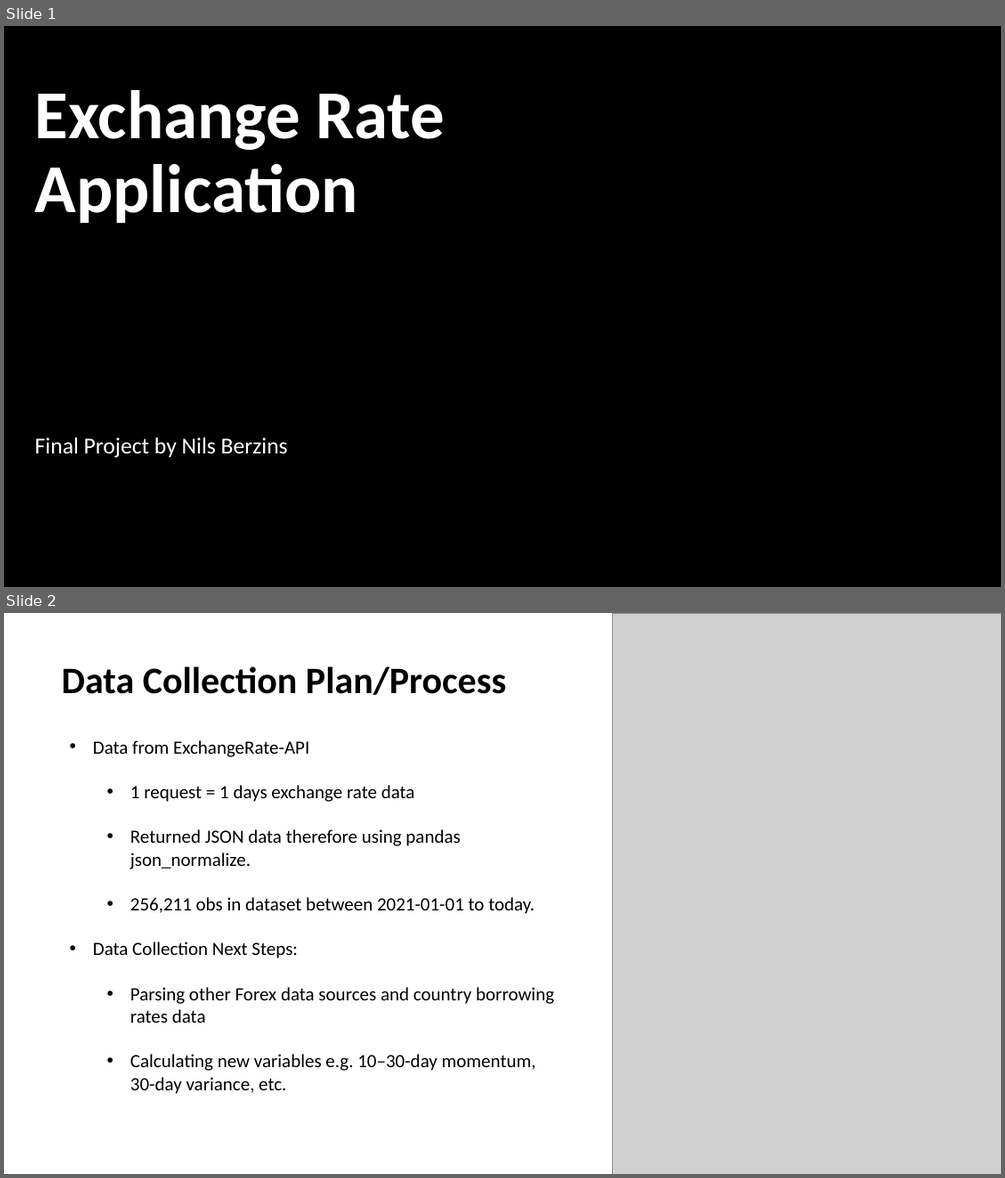
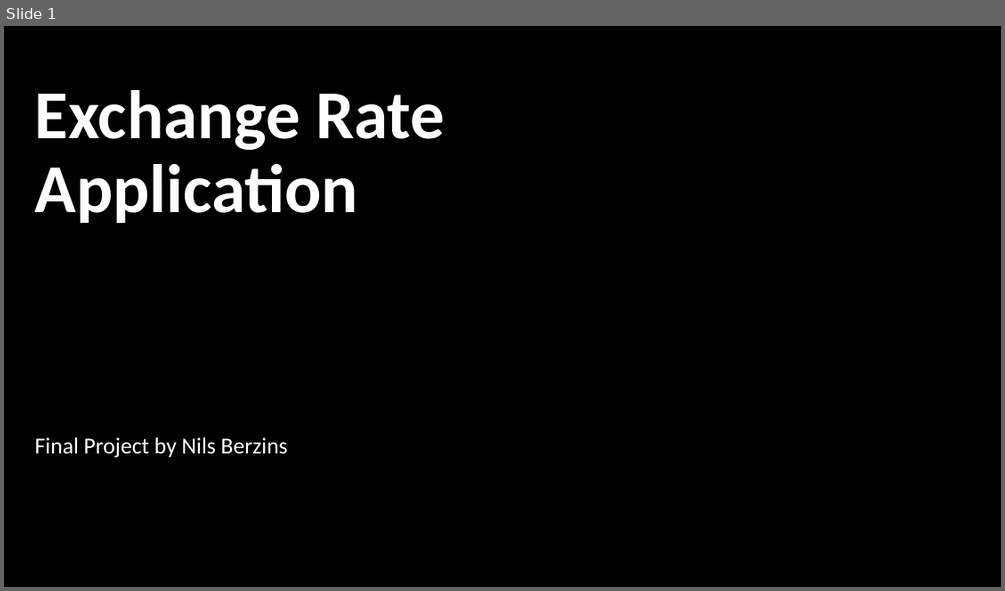
Before and after one commit to nilsberzins/STAT418-FinalPoject, a slide deck: Exchange Rate Application.pptx. Shown one above the other, each under a label of ours: slides 1 and 2 before the commit, slide 1 after it. The pictures are 1005x1178 and 1005x591 pixels, drawn with LibreOffice and Linux fonts; fonts in the diff are those of the drawing; grey boxes stand for pictures; background and template pictures are left out. Boxes give left, top, right and bottom in pixels: in the first picture for what was removed or moved away, otherwise in the second. Text is boxed around its words. In the diff, an @@ line names an element or a change of style, - is before the commit and + after.

Commit message:
Adding project write up and small edits to Data Collection Notebook

```diff
--- a/Exchange Rate Application.pptx
+++ b/Exchange Rate Application.pptx
@@ slide 2 removed at (4,613,1001,1174), background #FFFFFF @@
@@ picture removed at (612,613,1001,1174) @@
@@ title removed at (62,666,506,695) @@
-Data Collection Plan/Process
@@ text removed at (93,740,554,1094) @@
-• Data from ExchangeRate-API
-  • 1 request = 1 days exchange rate data
-  • Returned JSON data therefore using pandas json_normalize.
-  • 256,211 obs in dataset between 2021-01-01 to today.
-• Data Collection Next Steps:
-  • Parsing other Forex data sources and country borrowing rates data
-  • Calculating new variables e.g. 10–30-day momentum, 30-day variance, etc.
```
Also in this commit, not shown: 4 slides added, 2 other slides removed, 3 other files.
